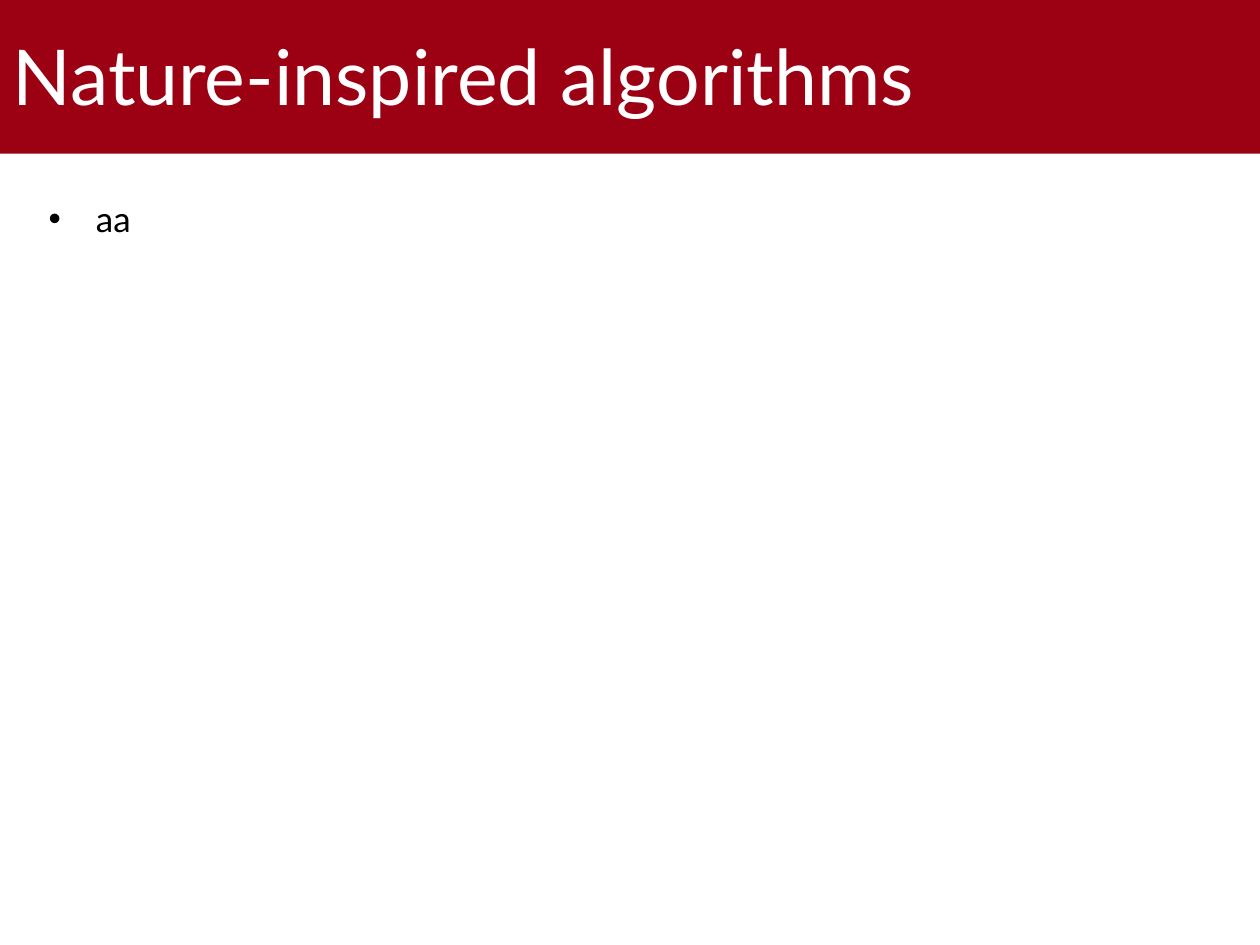
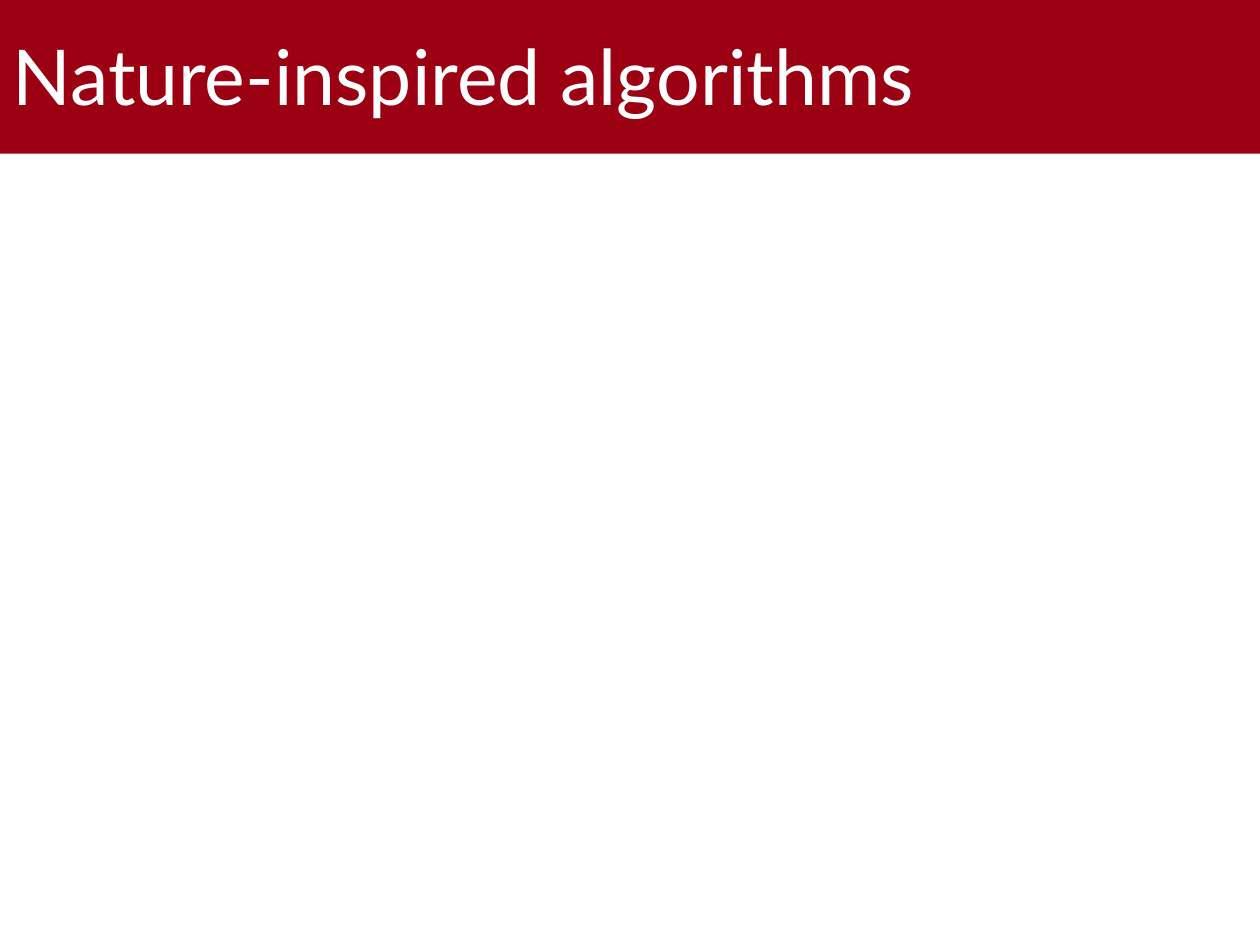
Before and after one commit to gabrielrovesti/WNMA-UAV-Route-Planning-Survey, a slide deck: slide 10 of 2 - Slides/UAV Route Planning Strategies.pptx (slide 7 before the commit). Drawn at 1260x945 pixels with LibreOffice and Linux fonts; fonts in the diff are those of the drawing; background and template pictures are left out. Boxes give left, top, right and bottom in pixels: in the first picture for what was removed or moved away, otherwise in the second. Text is boxed around its words. In the diff, an @@ line names an element or a change of style, - is before the commit and + after.

```diff
--- a/2 - Slides/UAV Route Planning Strategies.pptx
+++ b/2 - Slides/UAV Route Planning Strategies.pptx
@@ text removed at <box>96,214,131,233</box> @@
-• aa
```
Also in this commit, not shown: 2 other slides changed, 3 slides added, 1 other file.
